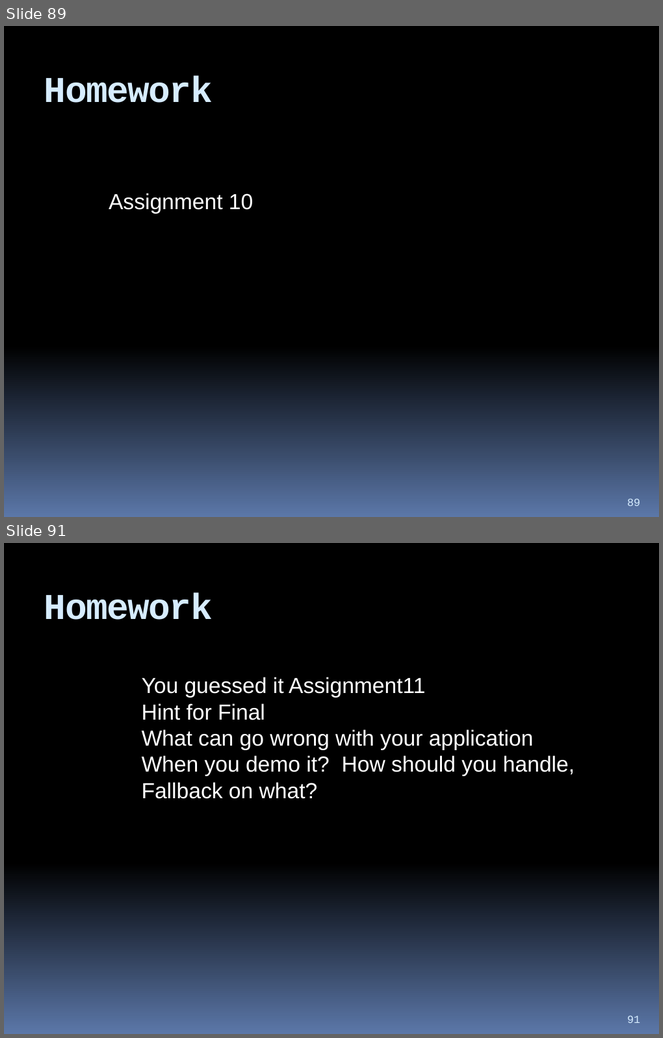
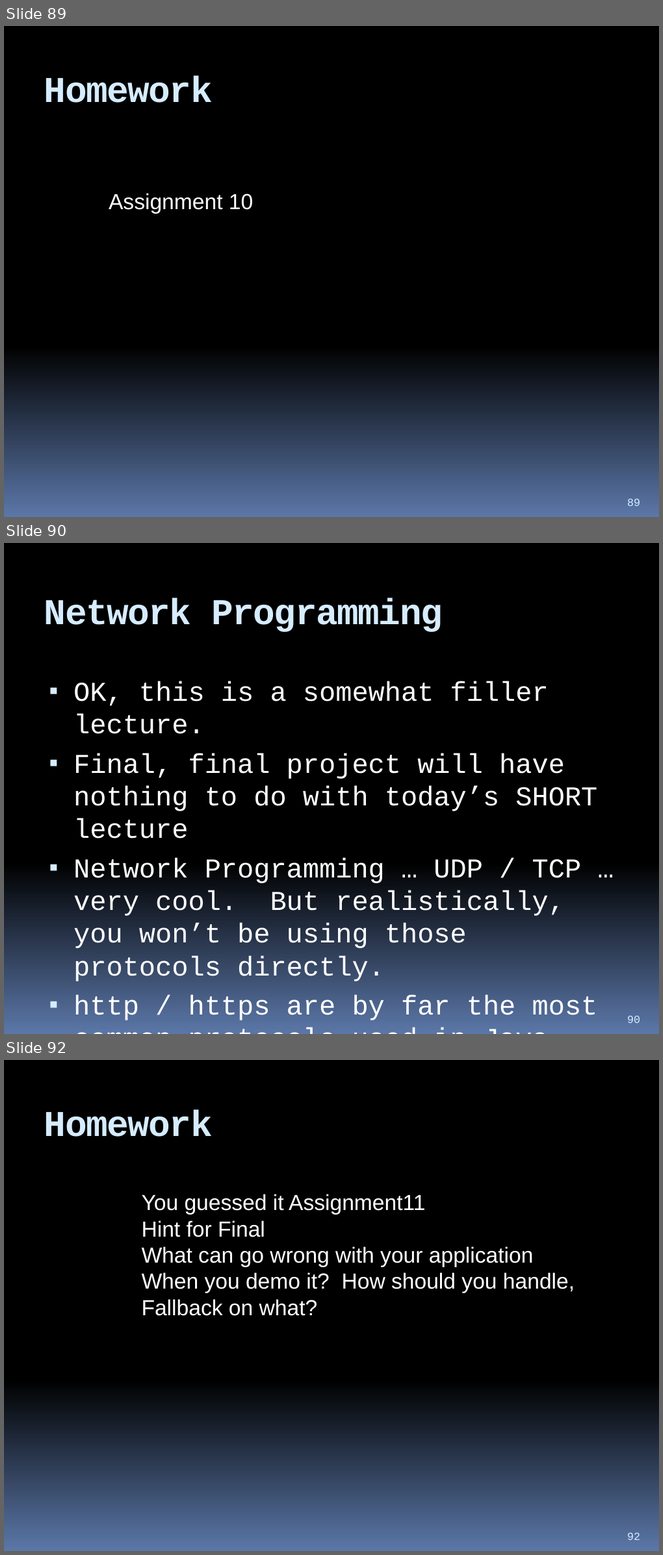
Before and after one commit to hchan/comp2613, a slide deck: coursePresentation.pptx. Shown one above the other, each under a label of ours: slides 89 and 91 before the commit, slides 89, 90 and 92 after it; the slides between them are not shown. The pictures are 663x1038 and 663x1555 pixels, drawn with LibreOffice and Linux fonts; fonts in the diff are those of the drawing. Boxes give left, top, right and bottom in pixels: in the first picture for what was removed or moved away, otherwise in the second. Text is boxed around its words. In the diff, an @@ line names an element or a change of style, - is before the commit and + after.

```diff
--- a/coursePresentation.pptx
+++ b/coursePresentation.pptx
@@ slide 90 added at [4, 543, 659, 1034], background gradient #000000 to #5B77A8 @@
@@ title added at [44, 598, 443, 632], 40 pt, text #D6ECFF, bold @@
+Network Programming
@@ text added at [74, 681, 598, 1021], 30 pt, text #FFFFFF @@
+▪ OK, this is a somewhat filler lecture.
+▪ Final, final project will have nothing to do with today’s SHORT lecture
+▪ Network Programming … UDP / TCP … very cool. But realistically, you won’t be using those protocols directly.
+▪ http / https are by far the most common protocols used in Java
@@ page number added at [627, 1016, 640, 1023], 12 pt, text #D6ECFF @@
+90
@@ what was slide 91 is now slide 92 @@
@@ page number at [627, 1533, 640, 1540]: text changed @@
-91
+92
```
Also in this commit, not shown: 1 slide changed, 1 other slide added, 1 slide removed, 2 other files.
